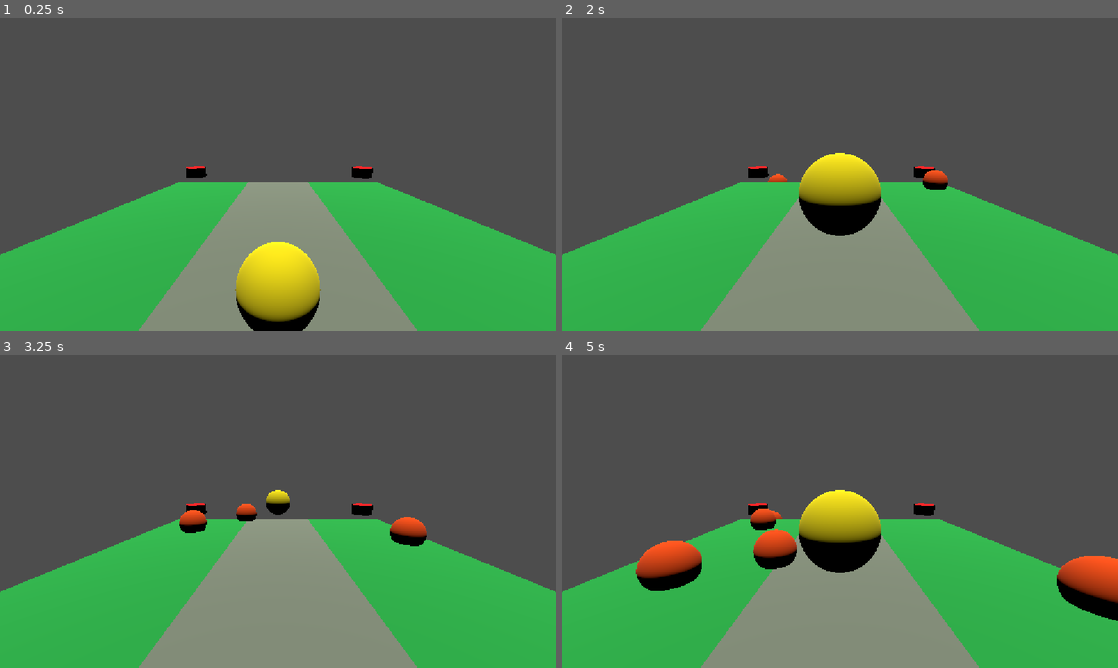
Above: before the commit, frames 1-4 (two rows, left to right).
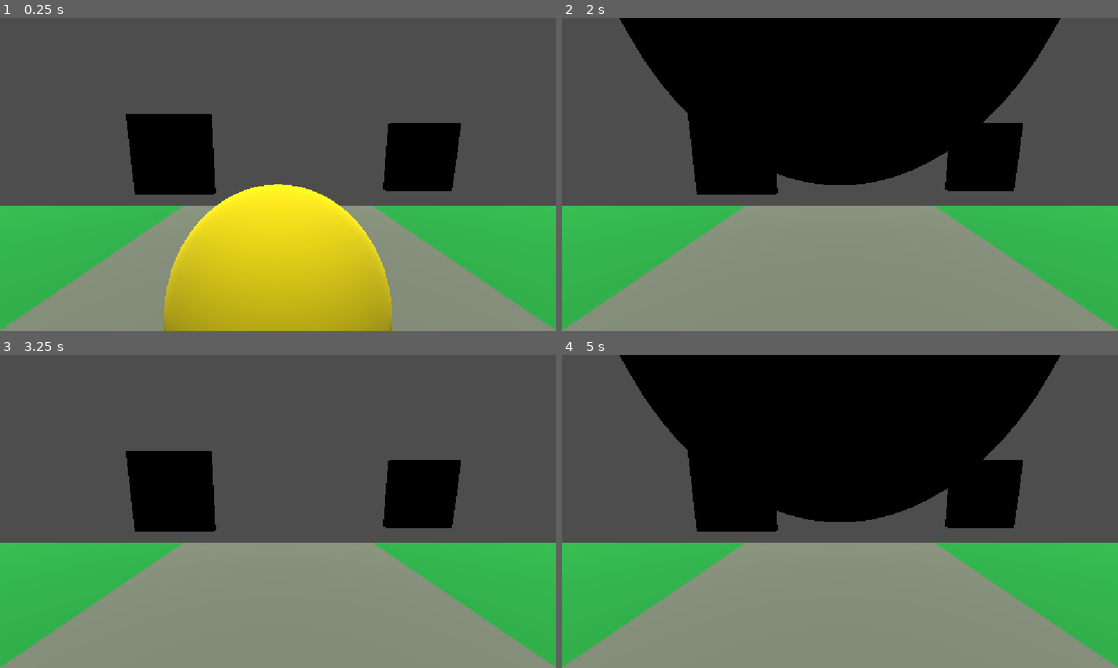
Above: after the commit, the same moments.

Repository: jcamejo/El-devolvedor
Game: Godot game, scene res://scenes/road.tscn
The game is run twice, just before and just after one commit, with the same random seed, the same clock (stepped at 60 frames per second) and the same inputs.
Inputs (mouse positions are in pixels of both pictures, inside the frame that each line leads up to):
- Up to frame 1 (0.25 s): no input
- Up to frame 2 (2 s): tap Enter (ui_accept) at 0.5, 0.77, 1.52 s; move the mouse to (962, 158) at 0.52 s; hold Up (ui_up) 0.53-1.28 s; tap F at 0.6, 1.35 s; click (962, 158) at 0.67 s; move the mouse to (728, 190) at 1.27 s; hold Down (ui_down) from 1.28 s (still down)
- Up to frame 3 (3.25 s): move the mouse to (333, 442) at 2.02 s; release Down (ui_down) at 2.03 s; hold Up (ui_up) from 2.03 s (still down); tap F at 2.1, 2.85 s; move the mouse to (250, 574) at 2.77 s; click (250, 574) at 2.92 s; tap Enter (ui_accept) at 3.02 s
- Up to frame 4 (5 s): move the mouse to (1006, 558) at 3.52 s; release Up (ui_up) at 3.53 s; hold Down (ui_down) from 3.53 s (still down); tap F at 3.6, 4.35 s; tap Enter (ui_accept) at 3.77, 4.52 s; move the mouse to (673, 464) at 4.27 s

The runs differ from the first frame. In frame 1, 38% of the frame differs, in the area x 0-100%, y 30-100%; in frame 2, 55%; in frame 3, 27%; in frame 4, 57%, in the area x 0-100%, y 0-100%.

Commit message:
Apply rear window WIP

Diff:
--- a/project.godot
+++ b/project.godot
@@ -132,9 +132,40 @@
 "script": null
 )]
 }
-ui_={
+left_rear_view={
 "deadzone": 0.2,
-"events": []
+"events": [Object(InputEventJoypadButton,
+"resource_local_to_scene": false,
+"resource_name": "",
+"device": -1,
+"button_index": 9,
+"pressure": 0.0,
+"pressed": true,
+"script": null
+)]
+}
+right_rear_view={
+"deadzone": 0.2,
+"events": [Object(InputEventJoypadButton,
+"resource_local_to_scene": false,
+"resource_name": "",
+"device": -1,
+"button_index": 10,
+"pressure": 0.0,
+"pressed": true,
+"script": null
+)]
+}
+main_camera={
+"deadzone": 0.2,
+"events": [Object(InputEventJoypadMotion,
+"resource_local_to_scene": false,
+"resource_name": "",
+"device": -1,
+"axis": 4,
+"axis_value": 1.0,
+"script": null
+)]
 }
 
 [input_devices]
@@ -143,6 +174,7 @@
 
 [layer_names]
 
+3d_render/layer_1="Mirror"
 3d_physics/layer_1="Road"
 3d_physics/layer_2="Player"
 
--- a/scenes/road.tscn
+++ b/scenes/road.tscn
@@ -36,6 +36,17 @@
 }
 point_count = 2
 
+[sub_resource type="ViewportTexture" id="ViewportTexture_btuie"]
+viewport_path = NodePath("SubViewport")
+
+[sub_resource type="StandardMaterial3D" id="StandardMaterial3D_fgtc5"]
+resource_local_to_scene = true
+albedo_texture = SubResource("ViewportTexture_btuie")
+
+[sub_resource type="BoxMesh" id="BoxMesh_c38u8"]
+material = SubResource("StandardMaterial3D_fgtc5")
+size = Vector3(1, 0.1, 1)
+
 [node name="Level" type="Node3D" unique_id=1669373357]
 script = ExtResource("1_72xhj")
 enemy_scene = ExtResource("2_c38u8")
@@ -60,10 +71,18 @@
 light_energy = 1.09
 
 [node name="CameraPivot" type="Marker3D" parent="." unique_id=930599994]
-transform = Transform3D(1, 0, 0, 0, 1, 0, 0, 0, 1, 0, 2.006085, 5.0360446)
+transform = Transform3D(-1, 0, -8.742278e-08, 0, 1, 0, 8.742278e-08, 0, -1, 0, 2.006085, -5.0945992)
 
 [node name="Camera3D" type="Camera3D" parent="CameraPivot" unique_id=1325719996]
-transform = Transform3D(1, 0, 0, 0, 0.98741484, 0.1581515, 0, -0.1581515, 0.98741484, 0, 0, 0)
+transform = Transform3D(1, 0, 0, 0, 0.9874149, 0.15815152, 0, -0.15815152, 0.9874149, 6.119596e-07, -1, -7)
+
+[node name="RearViewRight" type="Camera3D" parent="CameraPivot" unique_id=1519299671]
+transform = Transform3D(-1, 1.2189147e-09, -3.1996407e-08, -3.8567047e-09, 0.9874149, 0.15815149, 3.17865e-08, 0.15815149, -0.98741496, 1.2960225, -1.0576069, -8.863845)
+visible = false
+
+[node name="RearViewLeft" type="Camera3D" parent="CameraPivot" unique_id=1145668405]
+transform = Transform3D(-1, 1.2189147e-09, -3.1996407e-08, -3.8567047e-09, 0.9874149, 0.15815149, 3.17865e-08, 0.15815149, -0.98741496, -1.0219511, -1.0576069, -8.863845)
+visible = false
 
 [node name="Cylinders" type="Node3D" parent="." unique_id=2021503988]
 
@@ -84,3 +103,18 @@
 
 [node name="EnemyTimer" type="Timer" parent="." unique_id=730701828]
 autostart = true
+
+[node name="SubViewport" type="SubViewport" parent="." unique_id=1688044632]
+render_target_update_mode = 4
+
+[node name="Camera3D" type="Camera3D" parent="SubViewport" unique_id=144939776]
+transform = Transform3D(1, 0, 0, 0, 1, 0, 0, 0, 1, 0.9938885, 0.67498004, 4.325762)
+cull_mask = 1047553
+
+[node name="RearViewL" type="MeshInstance3D" parent="." unique_id=716780490]
+transform = Transform3D(1, 0, 0, 0, -4.371139e-08, 1, 0, -1, -4.371139e-08, 1.3240813, 0.8358029, 4.481753)
+mesh = SubResource("BoxMesh_c38u8")
+
+[node name="MeshInstance3D2" type="MeshInstance3D" parent="." unique_id=540172366]
+transform = Transform3D(1, 0, 0, 0, -4.371139e-08, 1, 0, -1, -4.371139e-08, -2.143845, 0.7715447, 4.974492)
+mesh = SubResource("BoxMesh_c38u8")
--- a/scripts/level.gd
+++ b/scripts/level.gd
@@ -3,9 +3,22 @@
 @export var enemy_scene: PackedScene
 @onready var enemy_timer: Timer = $EnemyTimer
 @onready var enemy_spawn_location: PathFollow3D = $SpawnPath/SpawnLocation
+@onready var rear_view_right = $CameraPivot/RearViewRight
+@onready var rear_view_left = $CameraPivot/RearViewLeft
+@onready var main_camera = $CameraPivot/Camera3D
 
 func _ready() -> void:
 	enemy_timer.connect('timeout', _on_enemy_timer_timeout)
+
+func _unhandled_input(_event: InputEvent) -> void:
+	if Input.is_action_just_pressed("left_rear_view"):
+		rear_view_left.current = true
+	if Input.is_action_just_pressed("right_rear_view"):
+		rear_view_right.current = true
+
+	if Input.is_action_just_pressed('main_camera'):
+		main_camera.current = true
+
 
 
 
